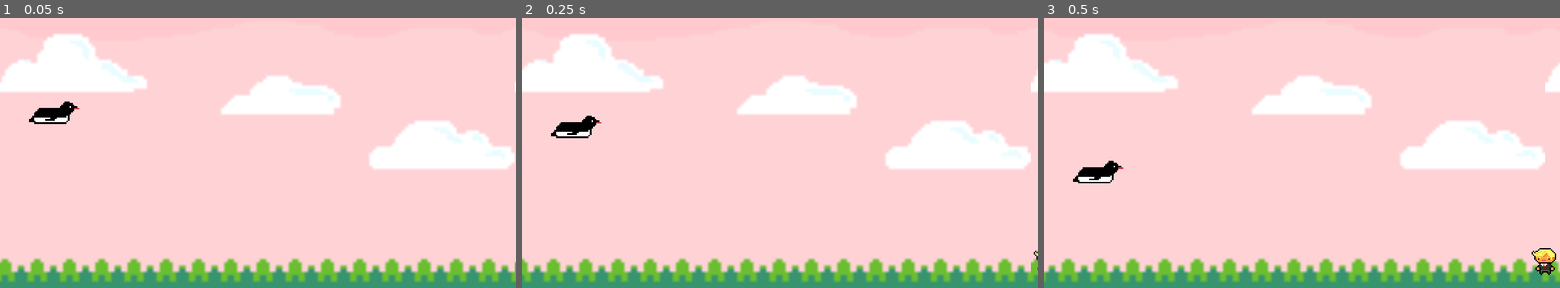
Above: before the commit, frames 1-3 (left to right).
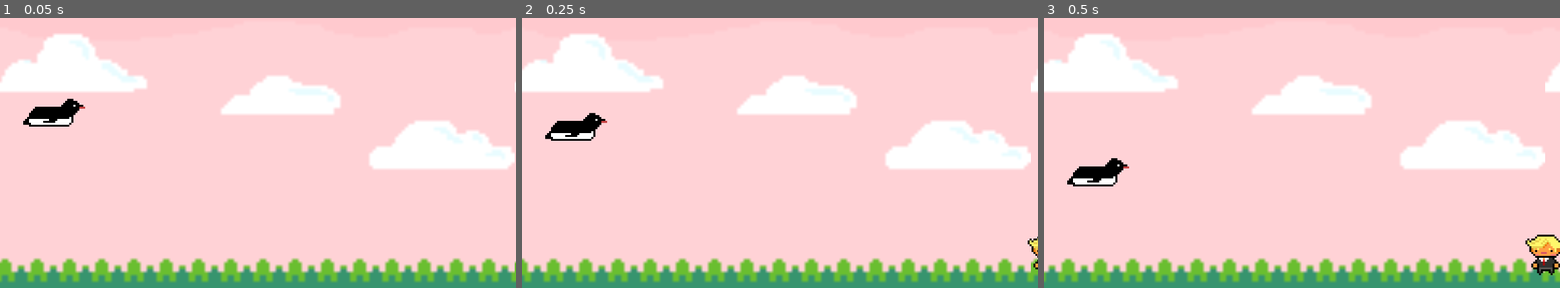
Above: after the commit, the same moments.

Repository: arcticmatt/porta_penguin_godot_tutorials_reference
Game: Godot game, scene res://scenes/Main.tscn
The game is run twice, just before and just after one commit, with the same random seed, the same clock (stepped at 60 frames per second) and the same inputs.
Inputs:
- Up to frame 1 (0.05 s): no input
- Up to frame 2 (0.25 s): no input
- Up to frame 3 (0.5 s): no input

The runs differ from the first frame. In frame 1, 0.4% of the frame differs, in the area x 4-17%, y 29-41%; in frame 2, 0.5%; in frame 3, 1.1%, in the area x 4-100%, y 51-96%.

Commit message:
[tutorial3] Scale characters and penguin correctly.

Diff:
--- a/scenes/Penguin.tscn
+++ b/scenes/Penguin.tscn
@@ -24,6 +24,7 @@
 script = ExtResource( 1 )
 
 [node name="PenguinSprite" type="Sprite" parent="."]
+scale = Vector2( 1.25, 1.25 )
 texture = ExtResource( 2 )
 hframes = 3
 
@@ -31,5 +32,6 @@
 anims/Flap = SubResource( 1 )
 
 [node name="Collision" type="CollisionPolygon2D" parent="."]
-position = Vector2( 155.095, 0 )
+position = Vector2( 195.608, -1.22766 )
+scale = Vector2( 1.25, 1.25 )
 polygon = PoolVector2Array( -105.5, -34, -104.3, -31.5, -95.5, -31.5, -95.5, -29.2, -89.5, -21.5, -81.1, -21.5, -79.1,  …(357 unchanged characters)…
--- a/scenes/characters/CaptainHook.tscn
+++ b/scenes/characters/CaptainHook.tscn
@@ -20,6 +20,7 @@
 }
 
 [node name="CaptainHook" type="StaticBody2D"]
+scale = Vector2( 1.5, 1.5 )
 script = ExtResource( 2 )
 
 [node name="Sprite" type="Sprite" parent="."]
--- a/scenes/characters/Cruella.tscn
+++ b/scenes/characters/Cruella.tscn
@@ -20,6 +20,7 @@
 }
 
 [node name="Cruella" type="StaticBody2D"]
+scale = Vector2( 1.5, 1.5 )
 script = ExtResource( 2 )
 
 [node name="Sprite" type="Sprite" parent="."]
--- a/scenes/characters/Denethor.tscn
+++ b/scenes/characters/Denethor.tscn
@@ -20,6 +20,7 @@
 }
 
 [node name="Denethor" type="StaticBody2D"]
+scale = Vector2( 1.5, 1.5 )
 script = ExtResource( 2 )
 
 [node name="Sprite" type="Sprite" parent="."]
--- a/scenes/characters/GenericCharacter1.tscn
+++ b/scenes/characters/GenericCharacter1.tscn
@@ -20,6 +20,7 @@
 }
 
 [node name="GenericCharacter1" type="StaticBody2D"]
+scale = Vector2( 1.4, 1.4 )
 script = ExtResource( 2 )
 
 [node name="Sprite" type="Sprite" parent="."]
--- a/scenes/characters/GenericCharacter2.tscn
+++ b/scenes/characters/GenericCharacter2.tscn
@@ -20,6 +20,7 @@
 }
 
 [node name="GenericCharacter2" type="StaticBody2D"]
+scale = Vector2( 1.4, 1.4 )
 script = ExtResource( 2 )
 
 [node name="Sprite" type="Sprite" parent="."]
--- a/scenes/characters/JarJar.tscn
+++ b/scenes/characters/JarJar.tscn
@@ -20,6 +20,7 @@
 }
 
 [node name="Jarjar" type="StaticBody2D"]
+scale = Vector2( 1.5, 1.5 )
 script = ExtResource( 2 )
 
 [node name="Sprite" type="Sprite" parent="."]
--- a/scenes/characters/Trump.tscn
+++ b/scenes/characters/Trump.tscn
@@ -20,6 +20,7 @@
 }
 
 [node name="Trump" type="StaticBody2D"]
+scale = Vector2( 1.5, 1.5 )
 script = ExtResource( 2 )
 
 [node name="Sprite" type="Sprite" parent="."]
--- a/scenes/characters/Umbridge.tscn
+++ b/scenes/characters/Umbridge.tscn
@@ -20,6 +20,7 @@
 }
 
 [node name="Umbridge" type="StaticBody2D"]
+scale = Vector2( 1.5, 1.5 )
 script = ExtResource( 2 )
 
 [node name="Sprite" type="Sprite" parent="."]
--- a/scenes/characters/Voldemort.tscn
+++ b/scenes/characters/Voldemort.tscn
@@ -20,6 +20,7 @@
 }
 
 [node name="Voldemort" type="StaticBody2D"]
+scale = Vector2( 1.6, 1.6 )
 script = ExtResource( 2 )
 
 [node name="Sprite" type="Sprite" parent="."]
